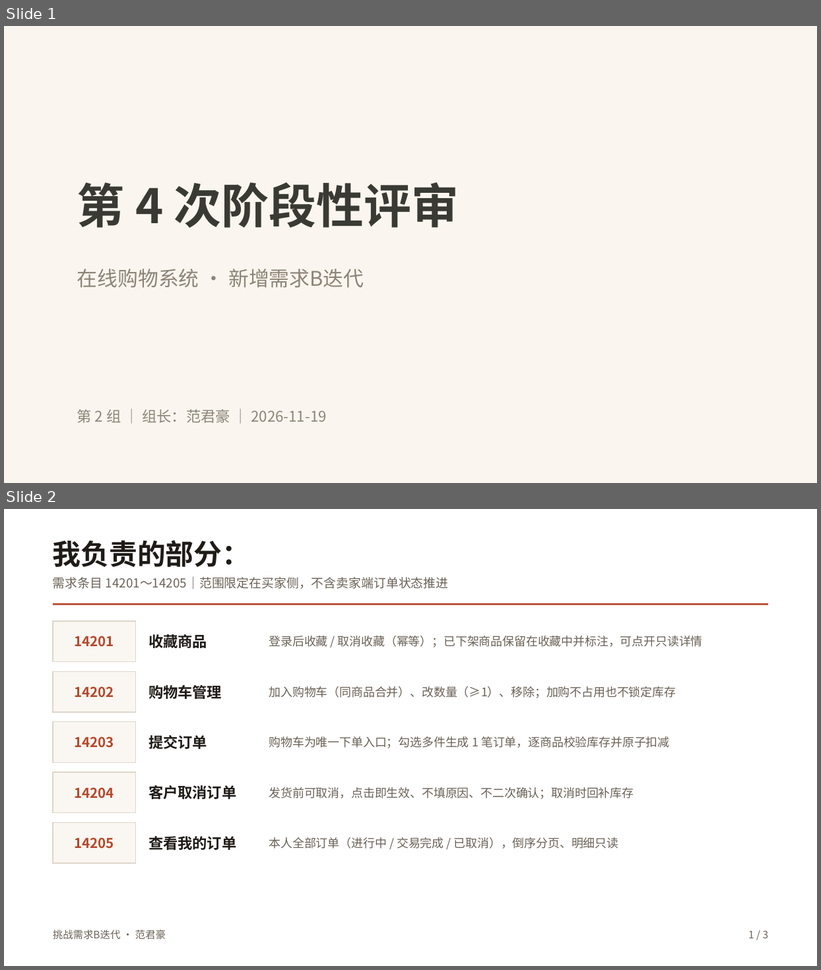
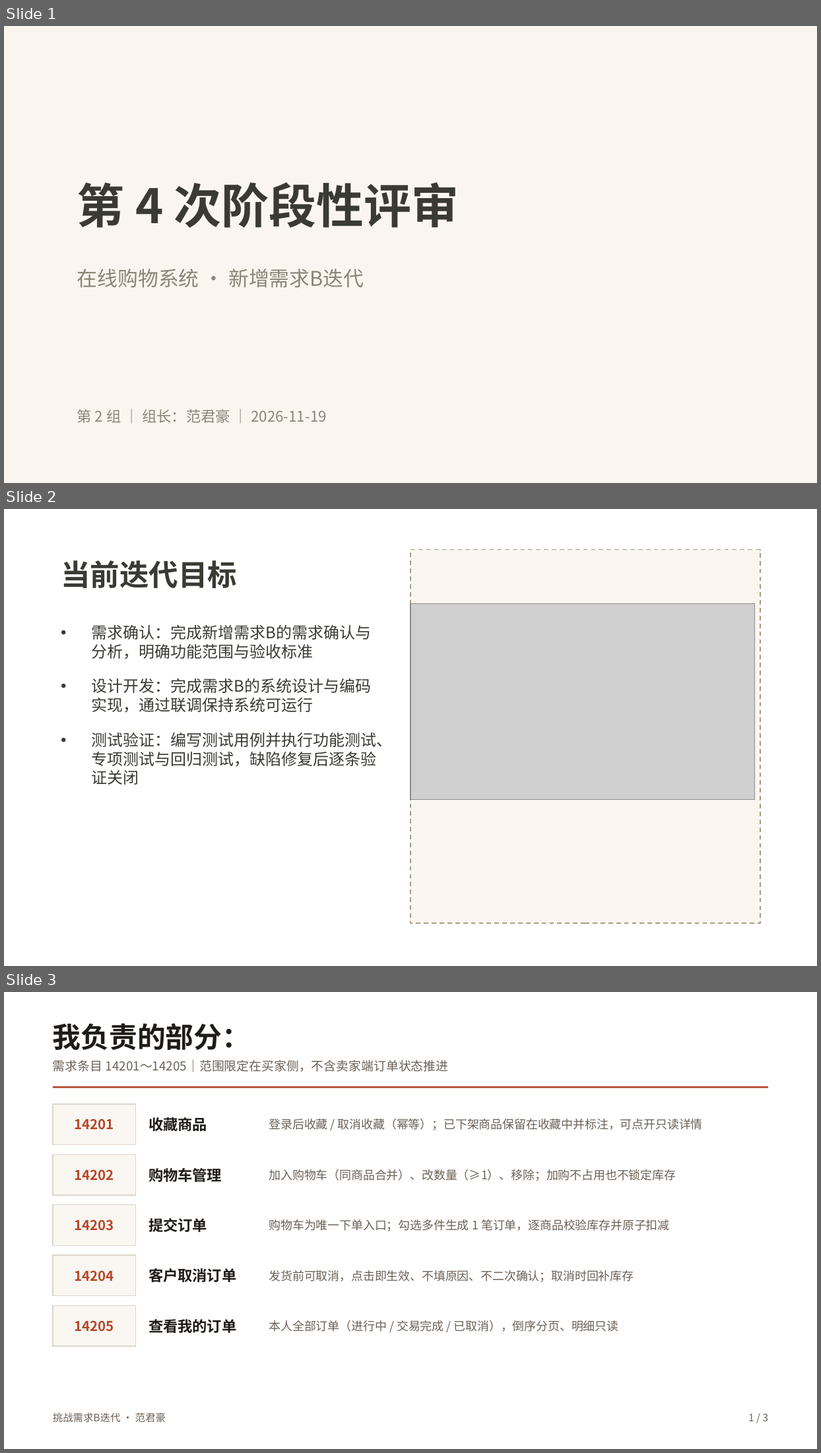
Before and after one commit to hds556/se-course-project, a slide deck: 成果物/第二组第四次阶段性评审报告.pptx. Shown one above the other, each under a label of ours: slides 1 and 2 before the commit, slides 1, 2 and 3 after it. The pictures are 821x970 and 821x1453 pixels, drawn with LibreOffice and Linux fonts; fonts in the diff are those of the drawing; grey boxes stand for pictures. Boxes give left, top, right and bottom in pixels: in the first picture for what was removed or moved away, otherwise in the second. Text is boxed around its words. In the diff, an @@ line names an element or a change of style, - is before the commit and + after.

```diff
--- a/成果物/第二组第四次阶段性评审报告.pptx
+++ b/成果物/第二组第四次阶段性评审报告.pptx
@@ slide 2 added at bbox=[4, 509, 817, 966], background #FFFFFF @@
@@ text added at bbox=[61, 560, 237, 588], 26 pt, text #3A3A34, bold @@
+当前迭代目标
@@ rectangle added at bbox=[411, 550, 760, 923], fill #FAF6EF, outline #A89B84 1 pt dashed @@
@@ picture added at bbox=[411, 604, 755, 800] @@
@@ text added at bbox=[91, 625, 392, 785], 14 pt, text #3A3A34 @@
+• 需求确认：完成新增需求B的需求确认与分析，明确功能范围与验收标准
+• 设计开发：完成需求B的系统设计与编码实现，通过联调保持系统可运行
+• 测试验证：编写测试用例并执行功能测试、专项测试与回归测试，缺陷修复后逐条验证关闭
@@ what was slide 2 is now slide 3 @@
```
Also in this commit, not shown: 4 slides changed, 4 other slides added, 1 slide removed.
